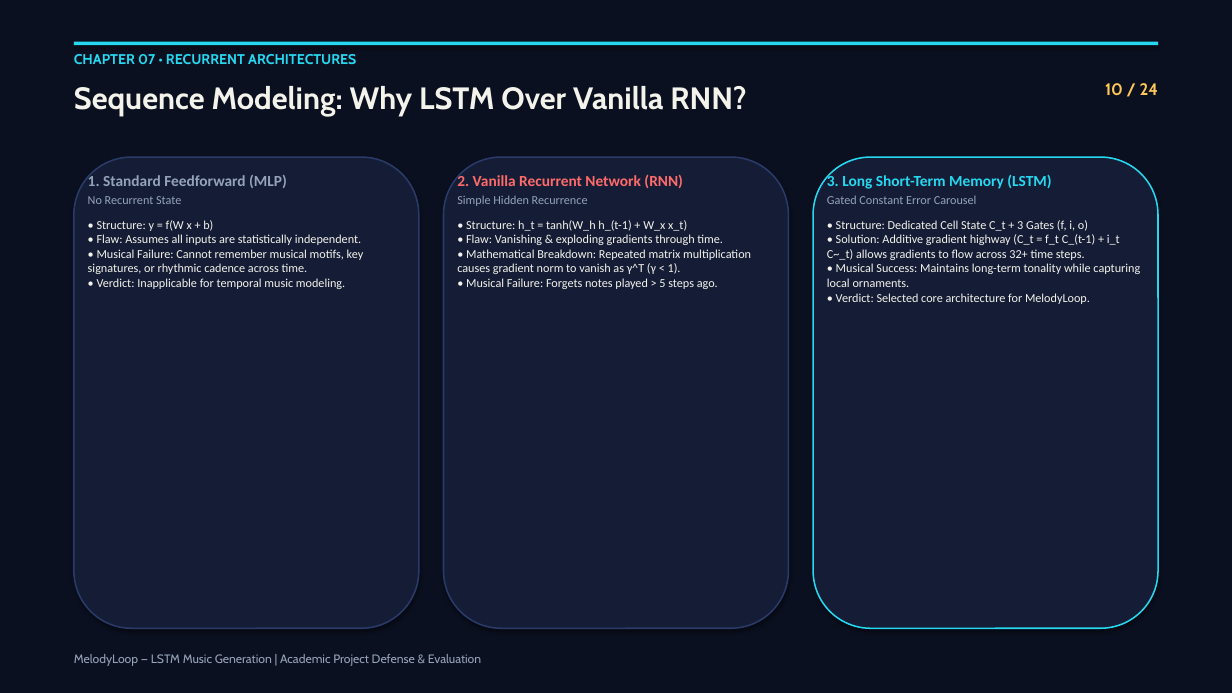
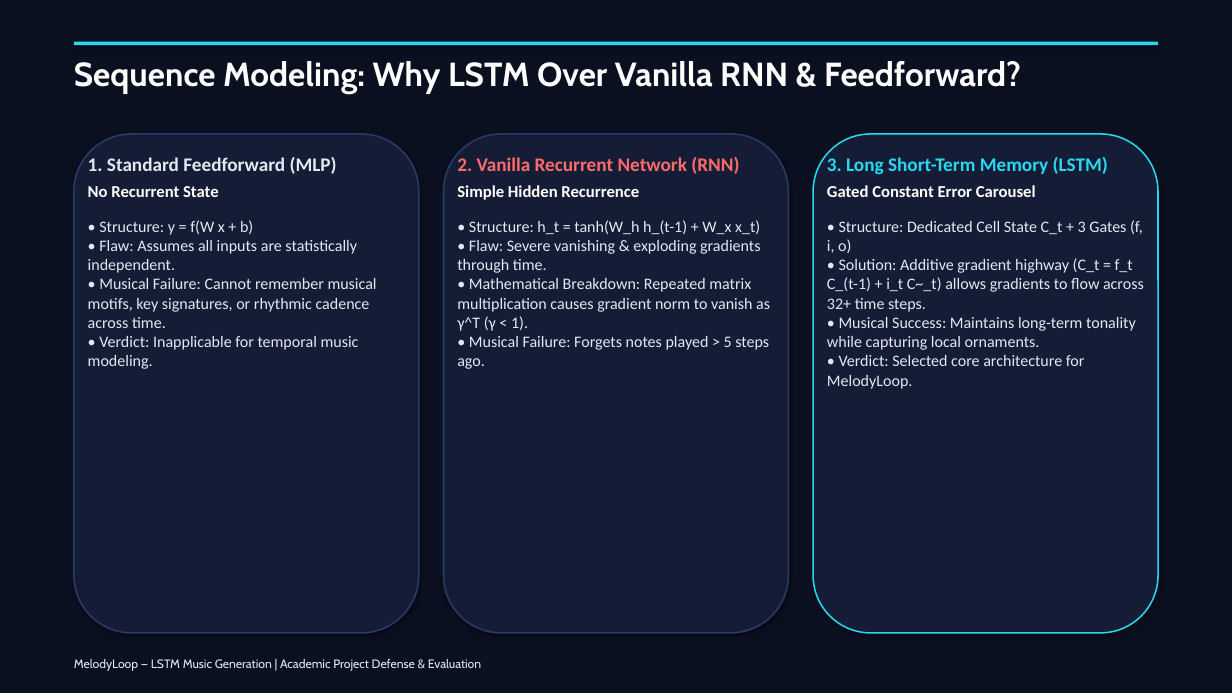
Before and after one commit to Pankaj-Jhajhria/Music-Generation-using-LSTM-MelodyLoop-, a slide deck: slide 10 of MelodyLoop_Presentation_Professional.pptx. Drawn at 1232x693 pixels with LibreOffice and Linux fonts; fonts in the diff are those of the drawing. Boxes give left, top, right and bottom in pixels: in the first picture for what was removed or moved away, otherwise in the second. Text is boxed around its words. In the diff, an @@ line names an element or a change of style, - is before the commit and + after.

Commit message:
refactor(presentation): Update slide deck to 17 slides with large legible text, white text, and clean header banners

```diff
--- a/MelodyLoop_Presentation_Professional.pptx
+++ b/MelodyLoop_Presentation_Professional.pptx
@@ text removed at bbox=[74, 54, 356, 64] @@
-CHAPTER 07 • RECURRENT ARCHITECTURES
@@ text at bbox=[74, 61, 1021, 95]: text changed; size 24 to 26 pt; text colour #F4F3EB to #FFFFFF @@
-Sequence Modeling: Why LSTM Over Vanilla RNN?
+Sequence Modeling: Why LSTM Over Vanilla RNN & Feedforward?
@@ text removed at bbox=[1105, 83, 1159, 95] @@
-10 / 24
@@ rounded rectangle: place and size @@
-rounded rectangle at bbox=[444, 157, 788, 628]
+rounded rectangle at bbox=[74, 134, 419, 633]
@@ rounded rectangle: place and size @@
-rounded rectangle at bbox=[74, 157, 419, 628]
+rounded rectangle at bbox=[444, 134, 788, 633]
@@ rounded rectangle: place and size @@
-rounded rectangle at bbox=[813, 157, 1158, 628]
+rounded rectangle at bbox=[813, 134, 1158, 633]
@@ text "1. Standard Feedforward (MLP)": place and size @@
-text "1. Standard Feedforward (MLP)" at bbox=[88, 173, 364, 289]
+text "1. Standard Feedforward (MLP)" at bbox=[88, 157, 377, 369]
@@ text "1. Standard Feedforward (MLP)" at bbox=[88, 157, 377, 369]: size 12 to 15 pt, text colour #94A3B8 to #E2E8F0 in "1. Standard Feedforward (MLP)"; size 9.5 to 13 pt, text colour #94A3B8 to #FFFFFF, bold on in "No Recurrent State"; size 9.5 to 12.5 pt, text colour #F4F3EB to #E2E8F0 in "• Structure: y = f(W x + ..."; more space between paragraphs @@
@@ text at bbox=[457, 157, 739, 200]: size 12 to 15 pt in "2. Vanilla Recurrent Network (RNN)"; size 9.5 to 13 pt, text colour #94A3B8 to #FFFFFF, bold on in "Simple Hidden Recurrence"; more space between paragraphs @@
@@ text "2. Vanilla Recurrent Network (RNN)": place and size @@
-text "2. Vanilla Recurrent Network (RNN)" at bbox=[457, 173, 751, 289]
+text "2. Vanilla Recurrent Network (RNN)" at bbox=[457, 157, 770, 369]
@@ text "3. Long Short-Term Memory (LSTM)": place and size @@
-text "3. Long Short-Term Memory (LSTM)" at bbox=[827, 173, 1140, 304]
+text "3. Long Short-Term Memory (LSTM)" at bbox=[827, 157, 1144, 389]
@@ text "3. Long Short-Term Memory (LSTM)" at bbox=[827, 157, 1144, 389]: size 12 to 15 pt in "3. Long Short-Term Memory (LSTM)"; size 9.5 to 13 pt, text colour #94A3B8 to #FFFFFF, bold on in "Gated Constant Error Carousel"; size 9.5 to 12.5 pt, text colour #F4F3EB to #E2E8F0 in "• Structure: Dedicated Cell State C_t + ..."; more space between paragraphs @@
@@ text at bbox=[457, 220, 770, 369]: text changed; size 9.5 to 12.5 pt; text colour #F4F3EB to #E2E8F0 @@
-• Structure: h_t = tanh(W_h h_(t-1) + W_x x_t)
-• Flaw: Vanishing & exploding gradients through time.
-• Mathematical Breakdown: Repeated matrix multiplication causes gradient norm to vanish as γ^T (γ < 1).
-• Musical Failure: Forgets notes played > 5 steps ago.
+• Structure: h_t = tanh(W_h h_(t-1) + W_x x_t)
+• Flaw: Severe vanishing & exploding gradients through time.
+• Mathematical Breakdown: Repeated matrix multiplication causes gradient norm to vanish as γ^T (γ < 1).
+• Musical Failure: Forgets notes played > 5 steps ago.
@@ text "MelodyLoop — LSTM Music Generation ..." at bbox=[74, 659, 481, 671]: text colour #94A3B8 to #E2E8F0 @@
```
Also in this commit, not shown: 16 other slides changed, 7 slides removed, 2 other files.
